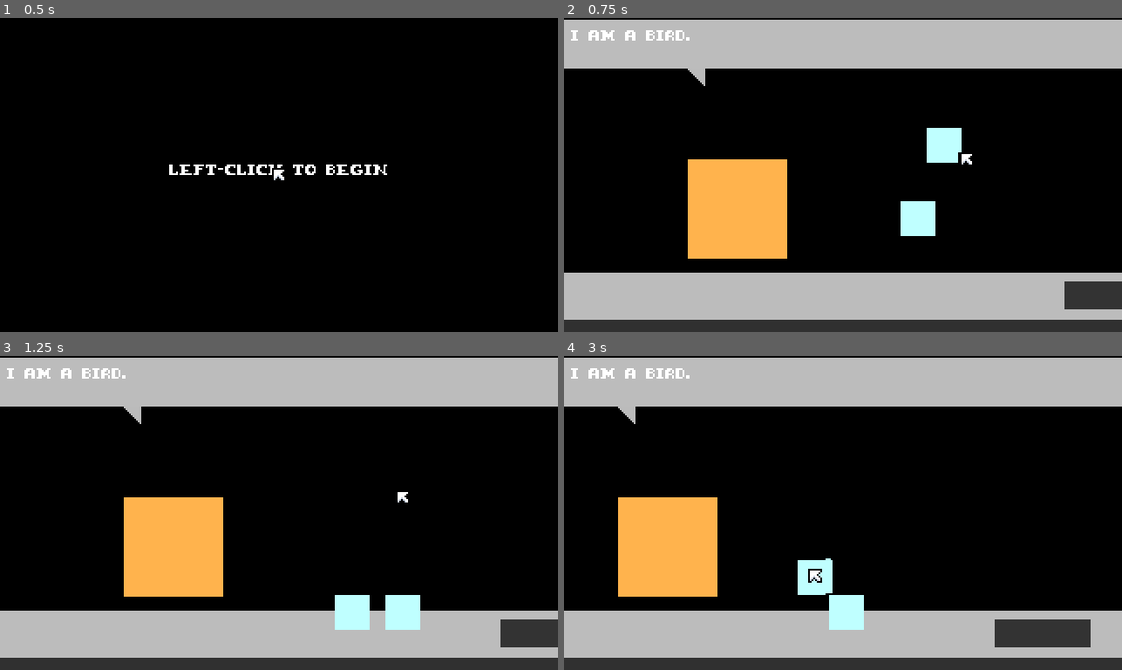
Above: before the commit, frames 1-4 (two rows, left to right).
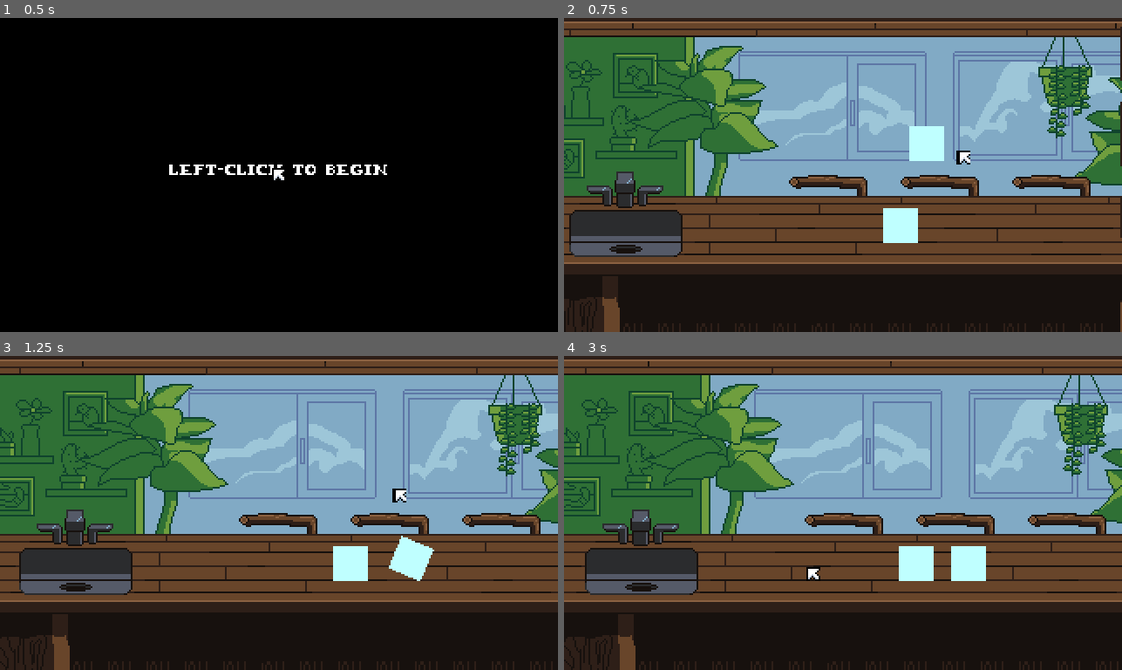
Above: after the commit, the same moments.

Repository: SophieM701/BirdGame
Game: Godot game, scene res://scenes/Stages/sta_menu.tscn
Same seed, same stepped clock (60 frames per second), same inputs: the game is played once before the commit and once after it.
Inputs (mouse positions are in pixels of both pictures, inside the frame that each line leads up to):
- Up to frame 1 (0.5 s): no input
- Up to frame 2 (0.75 s): tap Enter at 0.5 s; move the mouse to (965, 159) at 0.52 s; press the mouse at (965, 159) at 0.53 s
- Up to frame 3 (1.25 s): no input
- Up to frame 4 (3 s): move the mouse to (965, 613) at 1.27 s; release the mouse at (965, 613) at 1.28 s; click (965, 613) at 1.35 s; move the mouse to (898, 443) at 2.02 s; press the mouse at (898, 443) at 2.03 s; move the mouse to (815, 575) at 2.77 s; release the mouse at (815, 575) at 2.78 s; click (815, 575) at 2.85 s

Frame 1 is identical in both runs. In frame 2, 97% of the frame differs, in the area x 0-100%, y 0-100%; in frame 3, 97%; in frame 4, 98%.
Error before the commit: Parse Error: Expected indented block after "if" block. (res://scenes/Stages/Camera.gd:16)

Commit message:
Camera Changes

Diff:
--- a/scenes/Objects/Cursor/Cursor.gd
+++ b/scenes/Objects/Cursor/Cursor.gd
@@ -15,5 +15,3 @@
 	# Follow invisible cursor
 	position.x = get_global_mouse_position().x
 	position.y = get_global_mouse_position().y
-
-	pass
--- a/scenes/Objects/PhysicsObjects/obj_physics_object.tscn
+++ b/scenes/Objects/PhysicsObjects/obj_physics_object.tscn
@@ -1,7 +1,7 @@
 [gd_scene load_steps=4 format=3 uid="uid://ckkgcksh6ikyq"]
 
 [ext_resource type="Script" path="res://scenes/Stages/obj_physicsObject.gd" id="1_iu7cg"]
-[ext_resource type="AudioStream" uid="uid://djywvggg65y46" path="res://Assets/Sounds/Glass/sou_glassClink-001.ogg" id="2_0oxpa"]
+[ext_resource type="AudioStream" uid="uid://cxpesanb1h1da" path="res://Assets/Sounds/sou.settingdown.mp3" id="2_2052c"]
 
 [sub_resource type="RectangleShape2D" id="RectangleShape2D_0hu75"]
 
@@ -22,7 +22,8 @@
 shape = SubResource("RectangleShape2D_0hu75")
 
 [node name="AudioStreamPlayer2D" type="AudioStreamPlayer2D" parent="."]
-stream = ExtResource("2_0oxpa")
+stream = ExtResource("2_2052c")
+volume_db = 3.975
 
 [connection signal="body_entered" from="." to="." method="_on_body_entered"]
 [connection signal="mouse_entered" from="." to="." method="_on_mouse_entered"]
--- a/scenes/Stages/Camera.gd
+++ b/scenes/Stages/Camera.gd
@@ -1,7 +1,11 @@
 extends Camera2D
 
-var wait = 30
-var topside = true
+# Env variables
+enum{ ABOVE, TRANSD, BELOW, TRANSU }
+var cameraState = ABOVE
+var transitionTimer = 30
+
+@onready var cursor = $"../Cursor"
 
 # Called when the node enters the scene tree for the first time.
 func _ready():
@@ -11,7 +15,37 @@
 # Called every frame. 'delta' is the elapsed time since the previous frame.
 func _process(delta):
 
-	# Activate limit smoothing after two frames
-	wait -= 1
-	if wait <= 0:
-		#limit_smoothed = true
+	# Follow cursor
+	position.x = (-pow((180-cursor.global_position.x), 3))/100000
+
+	# Bahavior based on cameraState
+	match cameraState:
+		ABOVE:
+			pass
+
+		TRANSD:
+			position.y = 100
+			if transitionTimer:
+				transitionTimer -= 1
+			else:
+				cameraState = BELOW
+				transitionTimer = 30
+
+		BELOW:
+			pass
+
+		TRANSU:
+			position.y = 0
+			if transitionTimer:
+				transitionTimer -= 1
+			else:
+				cameraState = ABOVE
+				transitionTimer = 30
+
+
+
+func _on_area_2d_mouse_entered():
+	if cameraState == ABOVE:
+		cameraState = TRANSD
+	elif cameraState == BELOW:
+		cameraState = TRANSU
--- a/scenes/Stages/GameState.gd
+++ b/scenes/Stages/GameState.gd
@@ -1,5 +1,6 @@
 extends Node
 
+# Env variables
 
 # Called when the node enters the scene tree for the first time.
 func _ready():
@@ -9,5 +10,6 @@
 # Called every frame. 'delta' is the elapsed time since the previous frame.
 func _process(delta):
 
+	# Check for quit game
 	if( Input.is_action_pressed("Quit")):
 		get_tree().quit()
--- a/scenes/Stages/sta_bar.tscn
+++ b/scenes/Stages/sta_bar.tscn
@@ -1,8 +1,9 @@
-[gd_scene load_steps=12 format=3 uid="uid://dxsbsx4i04i3m"]
+[gd_scene load_steps=13 format=3 uid="uid://dxsbsx4i04i3m"]
 
 [ext_resource type="Script" path="res://scenes/Stages/GameState.gd" id="1_2p7kn"]
 [ext_resource type="FontFile" uid="uid://cioc26ifxaesr" path="res://Assets/Fonts/yummy nickels.ttf" id="1_nu84g"]
 [ext_resource type="PackedScene" uid="uid://vucuskvn41mq" path="res://scenes/Objects/Cursor/obj_cursor.tscn" id="2_2khhq"]
+[ext_resource type="Texture2D" uid="uid://b7sjiovcp4yo5" path="res://Assets/Sprites/Enviornment/spr_envirnoment.png" id="2_6u5ly"]
 [ext_resource type="PackedScene" uid="uid://ckkgcksh6ikyq" path="res://scenes/Objects/PhysicsObjects/obj_physics_object.tscn" id="2_baej7"]
 [ext_resource type="Script" path="res://scenes/Stages/Camera.gd" id="3_h0wtw"]
 [ext_resource type="Script" path="res://scenes/Stages/Arrow.gd" id="5_86u7f"]
@@ -11,105 +12,71 @@
 size = Vector2(360, 16)
 
 [sub_resource type="RectangleShape2D" id="RectangleShape2D_k43fb"]
-size = Vector2(360, 4)
+size = Vector2(360, 8)
 
 [sub_resource type="RectangleShape2D" id="RectangleShape2D_8mv37"]
-size = Vector2(359, 5)
-
-[sub_resource type="RectangleShape2D" id="RectangleShape2D_0hu75"]
+size = Vector2(359, 4.5)
 
 [sub_resource type="LabelSettings" id="LabelSettings_6rgl8"]
 font = ExtResource("1_nu84g")
 font_size = 10
 
+[sub_resource type="RectangleShape2D" id="RectangleShape2D_kvw60"]
+size = Vector2(360, 10)
+
 [node name="sta_bar" type="Node2D"]
+position = Vector2(-1, -1)
 
 [node name="GameState" type="Node" parent="."]
 script = ExtResource("1_2p7kn")
 
+[node name="Env" type="Sprite2D" parent="."]
+position = Vector2(181, 161)
+texture = ExtResource("2_6u5ly")
+
 [node name="Backdrop" type="ColorRect" parent="."]
+visible = false
 offset_right = 360.0
 offset_bottom = 320.0
 color = Color(0, 0, 0, 1)
 
-[node name="CounterTop" type="ColorRect" parent="."]
-offset_top = 146.0
-offset_right = 360.0
-offset_bottom = 173.0
-color = Color(0.737255, 0.737255, 0.737255, 1)
+[node name="StaticBody2D" type="StaticBody2D" parent="."]
+position = Vector2(1, 123)
 
-[node name="Sink" type="ColorRect" parent="CounterTop"]
-layout_mode = 0
-offset_left = 287.0
-offset_top = 5.0
-offset_right = 342.0
-offset_bottom = 21.0
-color = Color(0.2, 0.2, 0.2, 1)
-
-[node name="StaticBody2D" type="StaticBody2D" parent="CounterTop"]
-position = Vector2(0, 11)
-
-[node name="CollisionShape2D" type="CollisionShape2D" parent="CounterTop/StaticBody2D"]
-position = Vector2(180, 8)
+[node name="CollisionShape2D" type="CollisionShape2D" parent="StaticBody2D"]
+position = Vector2(180, 15)
 shape = SubResource("RectangleShape2D_4feo3")
 
 [node name="Patron01" type="ColorRect" parent="."]
+visible = false
 offset_left = 71.0
 offset_top = 81.0
 offset_right = 128.0
 offset_bottom = 138.0
 color = Color(1, 0.701961, 0.301961, 1)
 
-[node name="UnderCounter" type="ColorRect" parent="."]
-offset_top = 173.0
-offset_right = 360.0
-offset_bottom = 320.0
-color = Color(0.188235, 0.188235, 0.188235, 1)
+[node name="Physics" type="StaticBody2D" parent="."]
+position = Vector2(0, 259)
 
-[node name="UpperShelf" type="ColorRect" parent="UnderCounter"]
-layout_mode = 0
-offset_top = 86.0
-offset_right = 360.0
-offset_bottom = 94.0
-color = Color(0.734375, 0.734375, 0.734375, 1)
-
-[node name="Physics" type="RigidBody2D" parent="UnderCounter/UpperShelf"]
-
-[node name="CollisionShape2D" type="CollisionShape2D" parent="UnderCounter/UpperShelf/Physics"]
-position = Vector2(180, 6)
+[node name="CollisionShape2D" type="CollisionShape2D" parent="Physics"]
+position = Vector2(180, -45)
 shape = SubResource("RectangleShape2D_k43fb")
 
-[node name="LowerShelf" type="ColorRect" parent="UnderCounter"]
-layout_mode = 0
-offset_top = 138.0
-offset_right = 360.0
-offset_bottom = 147.0
-color = Color(0.734375, 0.734375, 0.734375, 1)
+[node name="RigidBody2D" type="StaticBody2D" parent="."]
+position = Vector2(0, 311)
 
-[node name="RigidBody2D" type="RigidBody2D" parent="UnderCounter/LowerShelf"]
-
-[node name="CollisionShape2D" type="CollisionShape2D" parent="UnderCounter/LowerShelf/RigidBody2D"]
-position = Vector2(180.5, 6.5)
+[node name="CollisionShape2D" type="CollisionShape2D" parent="RigidBody2D"]
+position = Vector2(180, -49)
 shape = SubResource("RectangleShape2D_8mv37")
 
 [node name="obj_physics_object" parent="." instance=ExtResource("2_baej7")]
 position = Vector2(218, 58)
 
-[node name="Object2" type="RigidBody2D" parent="."]
-position = Vector2(193, 95)
-mass = 0.06
-gravity_scale = 0.7
-
-[node name="Placeholder" type="ColorRect" parent="Object2"]
-offset_right = 20.0
-offset_bottom = 20.0
-color = Color(0.74902, 1, 1, 1)
-
-[node name="Collision" type="CollisionShape2D" parent="Object2"]
-position = Vector2(10, 10)
-shape = SubResource("RectangleShape2D_0hu75")
+[node name="obj_physics_object2" parent="." instance=ExtResource("2_baej7")]
+position = Vector2(203, 113)
 
 [node name="Arrow" type="Polygon2D" parent="."]
+visible = false
 position = Vector2(0, 29)
 scale = Vector2(0.116279, 0.254545)
 color = Color(0.734375, 0.734375, 0.734375, 1)
@@ -117,9 +84,9 @@
 script = ExtResource("5_86u7f")
 
 [node name="UI" type="CanvasLayer" parent="."]
+visible = false
 
 [node name="DialogueBox" type="ColorRect" parent="UI"]
-offset_top = 1.0
 offset_right = 320.0
 offset_bottom = 29.0
 color = Color(0.737255, 0.737255, 0.737255, 1)
@@ -133,14 +100,21 @@
 text = "I am a bird."
 label_settings = SubResource("LabelSettings_6rgl8")
 
-[node name="Cursor" parent="." instance=ExtResource("2_2khhq")]
-
-[node name="Camera" type="Camera2D" parent="Cursor"]
-position = Vector2(5, -5)
+[node name="Camera" type="Camera2D" parent="."]
+position = Vector2(27, 0)
+anchor_mode = 0
 limit_left = 0
 limit_top = 0
 limit_right = 360
-limit_bottom = 180
 position_smoothing_enabled = true
-position_smoothing_speed = 1.0
 script = ExtResource("3_h0wtw")
+
+[node name="Cursor" parent="." instance=ExtResource("2_2khhq")]
+
+[node name="Area2D" type="Area2D" parent="."]
+
+[node name="Collision" type="CollisionShape2D" parent="Area2D"]
+position = Vector2(180, 149)
+shape = SubResource("RectangleShape2D_kvw60")
+
+[connection signal="mouse_entered" from="Area2D" to="Camera" method="_on_area_2d_mouse_entered"]
Not shown, added: Assets/Sounds/sou.devilishomnom.mp3.import
Not shown, added: Assets/Sounds/sou.dirtycough.mp3.import
Not shown, added: Assets/Sounds/sou.glassclink.mp3.import
Not shown, added: Assets/Sounds/sou.glassding.mp3.import
Not shown, added: Assets/Sounds/sou.gurgle.mp3.import
Not shown, added: Assets/Sounds/sou.ice.mp3.import
Not shown, added: Assets/Sounds/sou.movingonwood.mp3.import
Not shown, added: Assets/Sounds/sou.omnom.mp3.import
Not shown, added: Assets/Sounds/sou.risinggulp.mp3.import
Not shown, added: Assets/Sounds/sou.setdown.mp3.import
Not shown, added: Assets/Sounds/sou.settingdown.mp3.import
Not shown, added: Assets/Sounds/sou.slurp.mp3.import
(and 18 more such lines)
